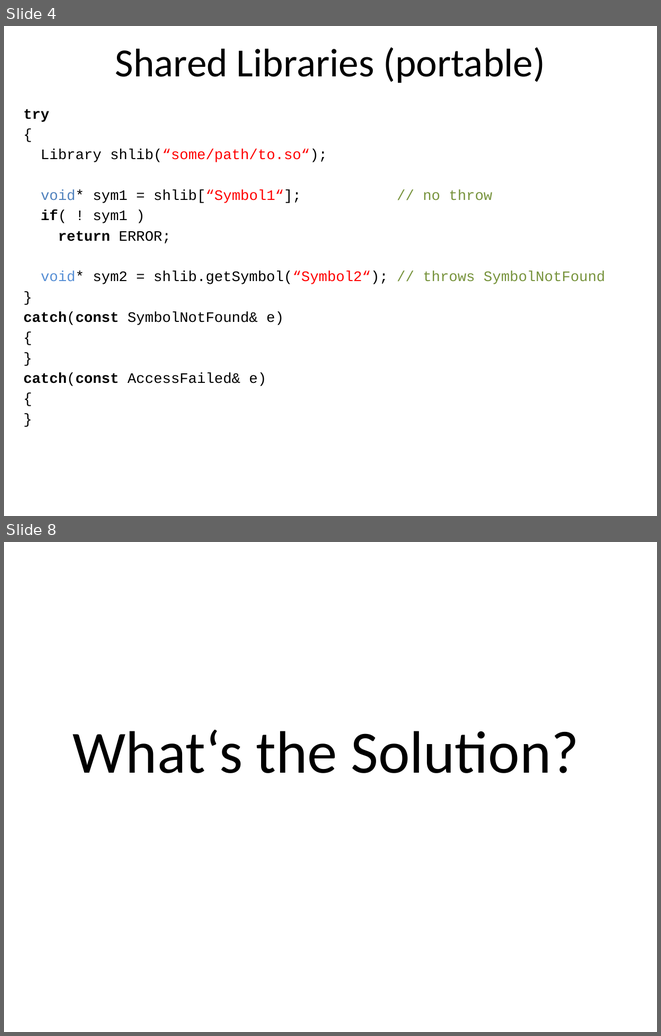
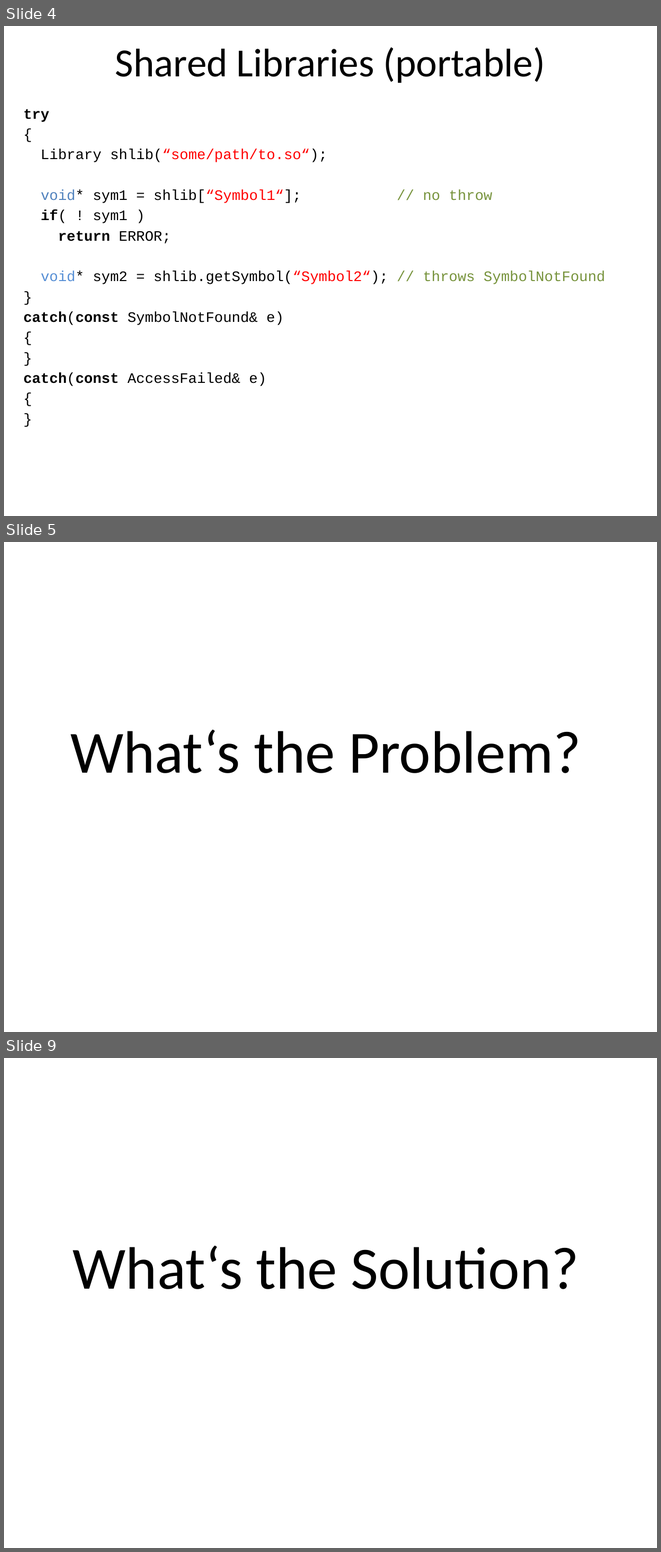
Before and after one commit to Pt-Framework/Pt, a slide deck: doc/other/Plugin.pptx. Shown one above the other, each under a label of ours: slides 4 and 8 before the commit, slides 4, 5 and 9 after it; the slides between them are not shown. The pictures are 661x1036 and 661x1552 pixels, drawn with LibreOffice and Linux fonts; fonts in the diff are those of the drawing. Boxes give left, top, right and bottom in pixels: in the first picture for what was removed or moved away, otherwise in the second. Text is boxed around its words. In the diff, an @@ line names an element or a change of style, - is before the commit and + after.

```diff
--- a/doc/other/Plugin.pptx
+++ b/doc/other/Plugin.pptx
@@ slide 5 added at (4,542,657,1032), background #FFFFFF @@
@@ title added at (70,729,581,773), 66 pt, text #000000 @@
+What‘s the Problem?
@@ what was slide 8 is now slide 9 @@
```
Also in this commit, not shown: 3 slides changed, 1 other file.
